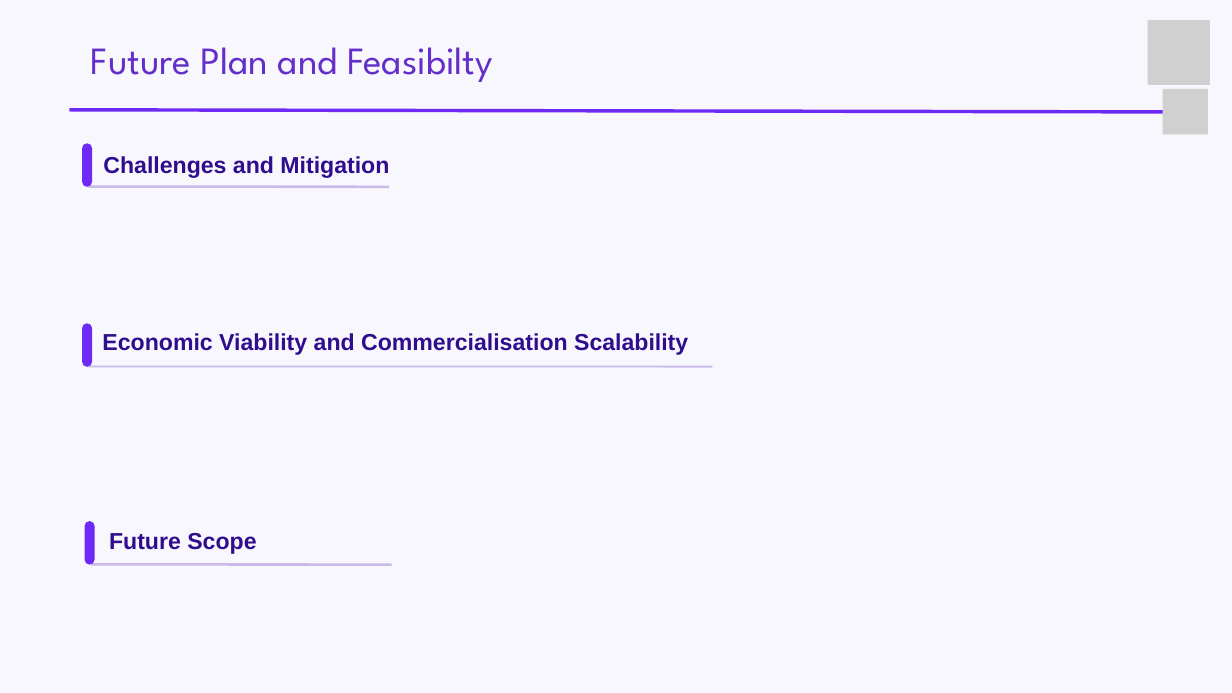
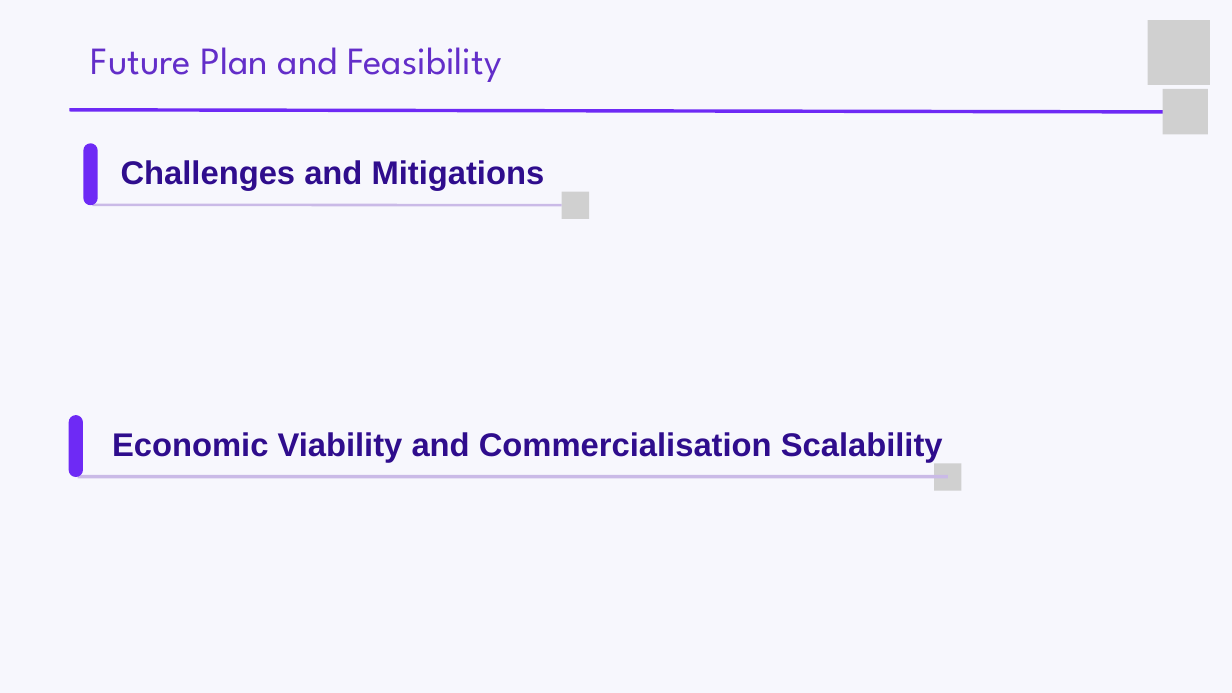
Before and after one commit to ignisia-club/incubex, a slide deck: slide 7 of public/assets/Prototype_Expo_Track_Template.pptx. Drawn at 1232x693 pixels with LibreOffice and Linux fonts; fonts in the diff are those of the drawing; grey boxes stand for pictures; background and template pictures are left out. Boxes give left, top, right and bottom in pixels: in the first picture for what was removed or moved away, otherwise in the second. Text is boxed around its words. In the diff, an @@ line names an element or a change of style, - is before the commit and + after.

```diff
--- a/public/assets/Prototype_Expo_Track_Template.pptx
+++ b/public/assets/Prototype_Expo_Track_Template.pptx
@@ text at [91,47,502,82]: text changed @@
-Future Plan and Feasibilty
+Future Plan and Feasibility
@@ freeform shape: place and size @@
-freeform shape at [82,323,92,367]
+freeform shape at [84,143,98,205]
@@ text at [121,160,545,191]: text changed; size 27 to 38.3 pt @@
-Challenges and Mitigation
+Challenges and Mitigations
@@ line moved from (88, 187) - (389, 187) to (92, 205) - (562, 205) @@
@@ picture added at [562,192,589,219] @@
@@ line removed from (88, 367) to (712, 367) @@
@@ freeform shape: place and size @@
-freeform shape at [82,143,92,187]
+freeform shape at [69,415,83,477]
@@ text "Economic Viability and Commercialisation Scalability": place and size @@
-text "Economic Viability and Commercialisation Scalability" at [102,333,688,355]
+text "Economic Viability and Commercialisation Scalability" at [112,432,943,463]
@@ text "Economic Viability and Commercialisation Scalability" at [112,432,943,463]: size 27 to 38.3 pt; line spacing 37.8pt to 53.6pt @@
@@ line added from (78, 477) to (948, 477), #CABAE7 4 pt @@
@@ picture added at [934,463,961,490] @@
@@ freeform shape removed at [85,521,95,565] @@
@@ text removed at [109,533,256,554] @@
-Future Scope
@@ line removed from (91, 564) to (392, 565) @@
```
Also in this commit, not shown: 7 other slides changed, 1 other file.
